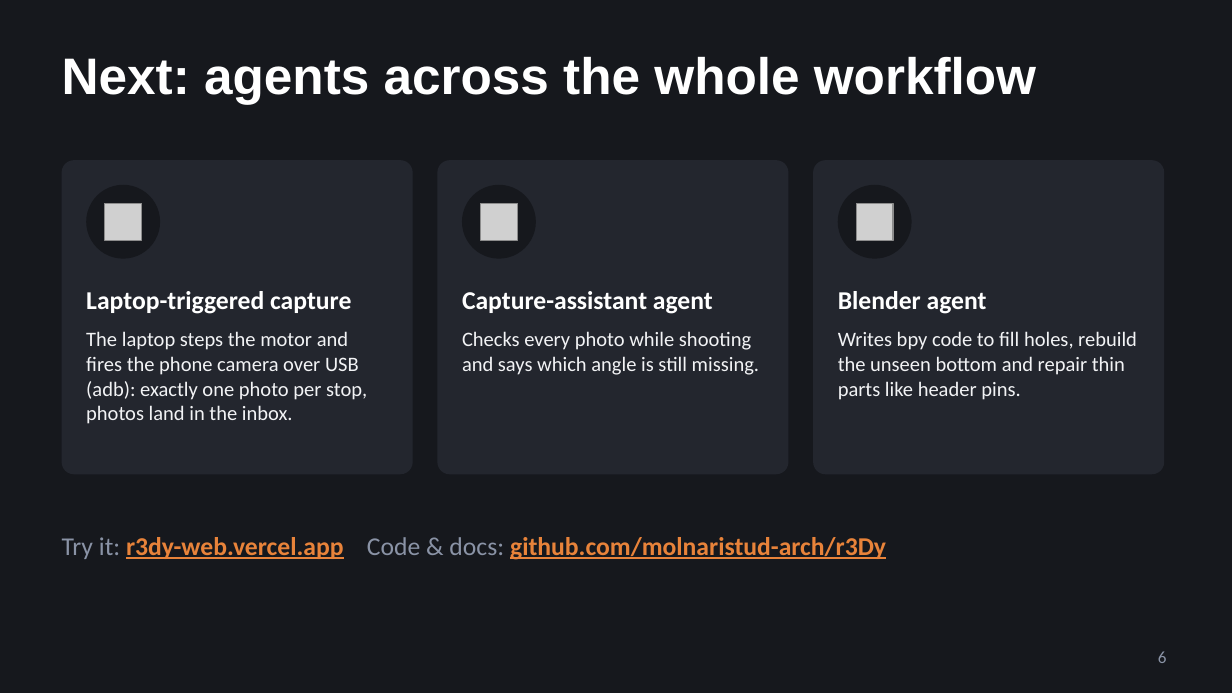
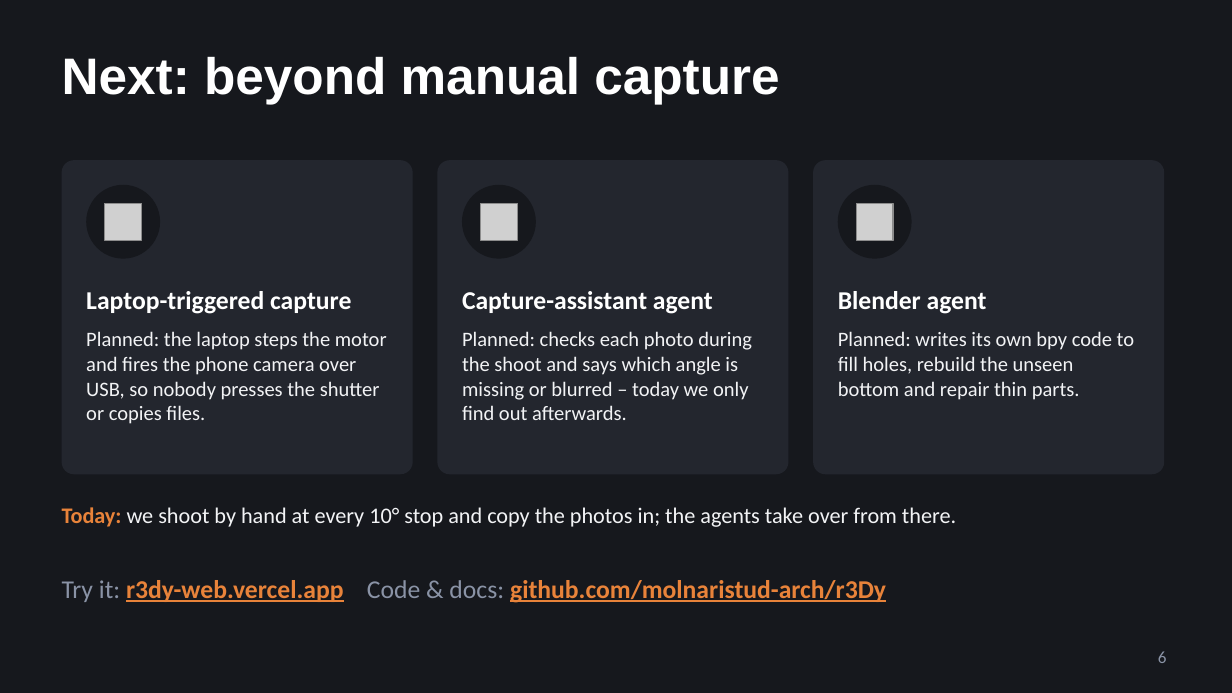
Before and after one commit to molnaristud-arch/r3Dy, a slide deck: slide 6 of presentation/r3Dy-pitch.pptx. Drawn at 1232x693 pixels with LibreOffice and Linux fonts; fonts in the diff are those of the drawing; grey boxes stand for pictures. Boxes give left, top, right and bottom in pixels: in the first picture for what was removed or moved away, otherwise in the second. Text is boxed around its words. In the diff, an @@ line names an element or a change of style, - is before the commit and + after.

Commit message:
Pitch slide 6: today manual capture, the three cards are planned next steps

```diff
--- a/presentation/r3Dy-pitch.pptx
+++ b/presentation/r3Dy-pitch.pptx
@@ title at <box>62,56,779,104</box>: text changed @@
-Next: agents across the whole workflow
+Next: beyond manual capture
@@ text at <box>86,331,387,424</box>: text changed @@
-The laptop steps the motor and fires the phone camera over USB (adb): exactly one photo per stop, photos land in the inbox.
+Planned: the laptop steps the motor and fires the phone camera over USB, so nobody presses the shutter or copies files.
@@ text at <box>462,331,752,420</box>: text changed @@
-Checks every photo while shooting and says which angle is still missing.
+Planned: checks each photo during the shoot and says which angle is missing or blurred – today we only find out afterwards.
@@ text at <box>838,331,1134,400</box>: text changed @@
-Writes bpy code to fill holes, rebuild the unseen bottom and repair thin parts like header pins.
+Planned: writes its own bpy code to fill holes, rebuild the unseen bottom and repair thin parts.
@@ text added at <box>62,507,956,527</box>, 13 pt, text #F2F3F5 @@
+Today: we shoot by hand at every 10° stop and copy the photos in; the agents take over from there.
@@ text "Try it: r3dy-web.vercel.app Code & ...": place and size @@
-text "Try it: r3dy-web.vercel.app Code & ..." at <box>62,537,886,560</box>
+text "Try it: r3dy-web.vercel.app Code & ..." at <box>62,580,886,603</box>
```
